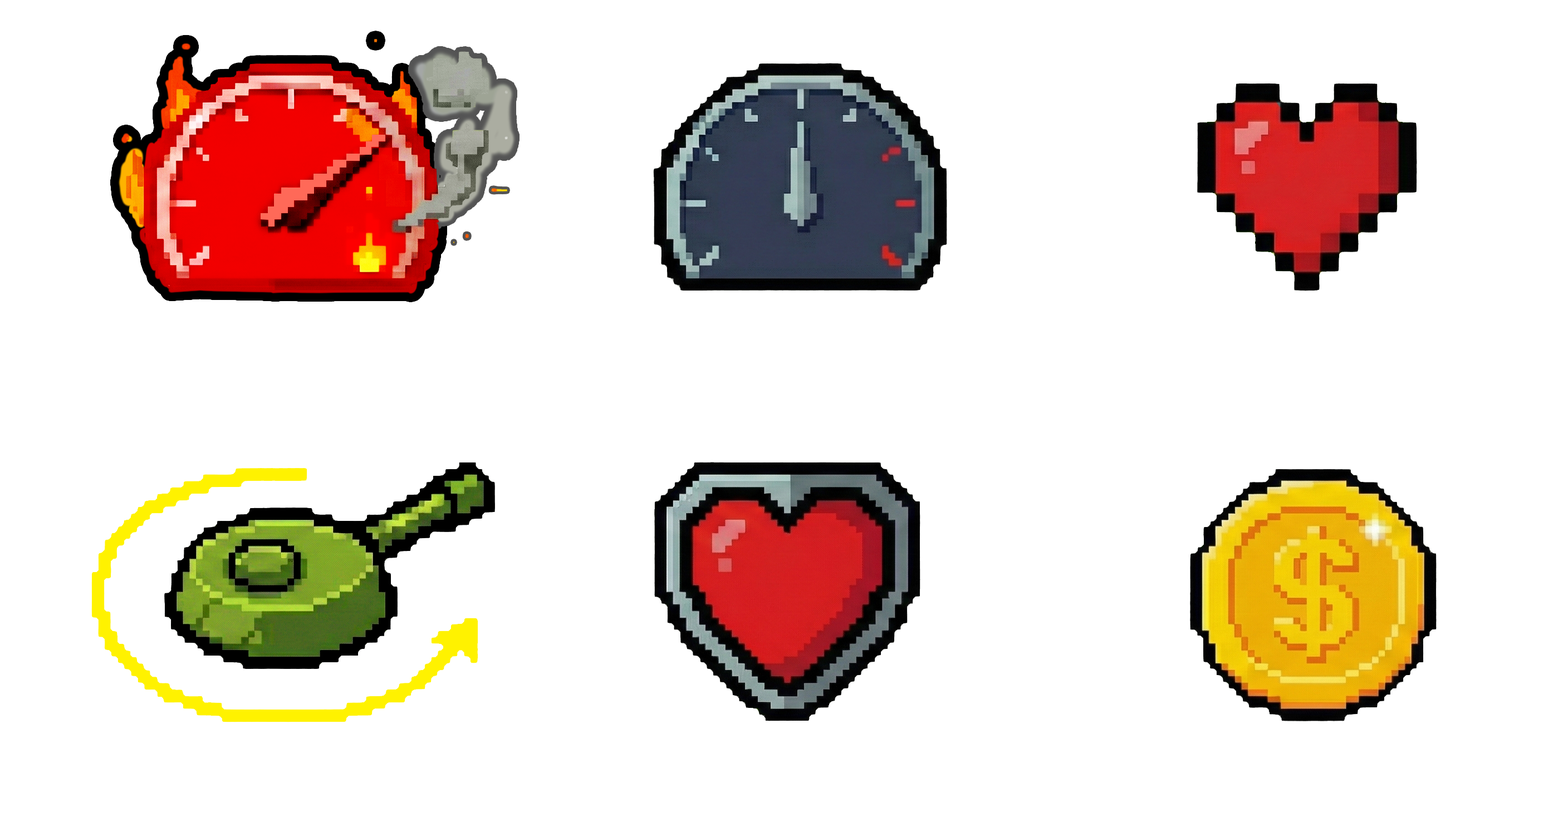
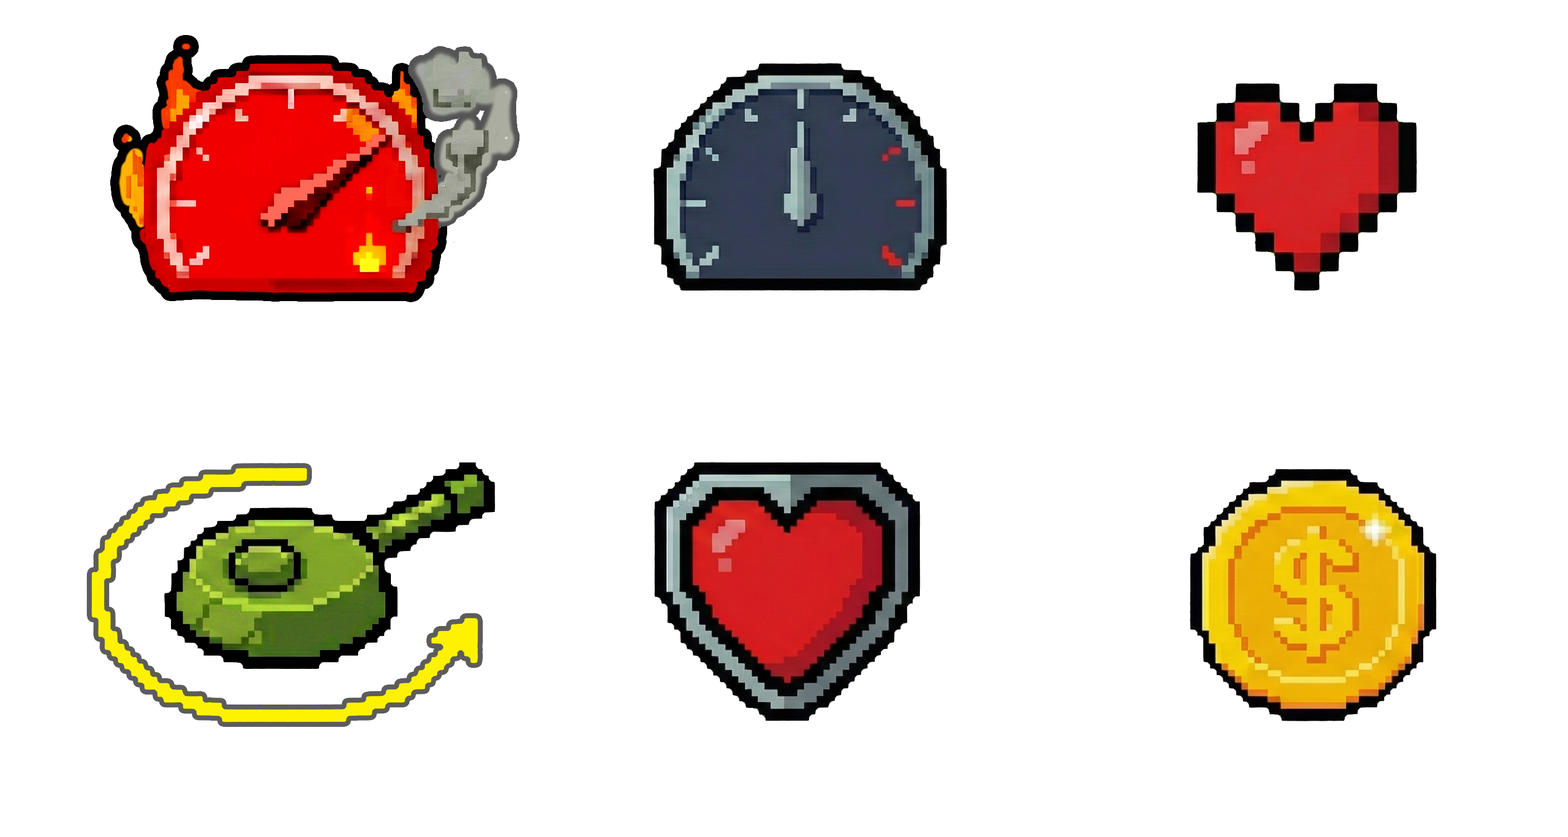
Before/after of a 1568 × 837 layered artwork. What changed in the layer stack:
renamed "Layer 5" to "speed", painted on it over [365, 38, 511, 247]
painted on "smoke" over [453, 188, 508, 244]
painted on "Layer 3 copy" over [373, 38, 378, 43]
added layer "Layer 2" above "Layer 1" over [91, 468, 479, 723]
painted on "Layer 1" over [373, 38, 508, 239]